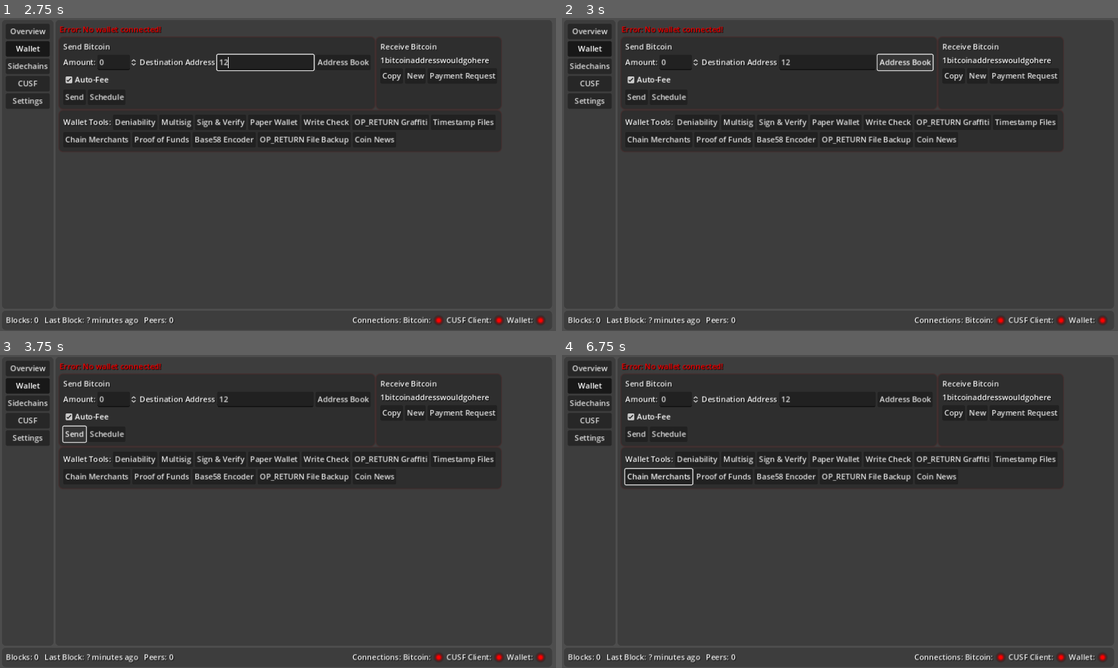
Above: before the commit, frames 1-4 (two rows, left to right).
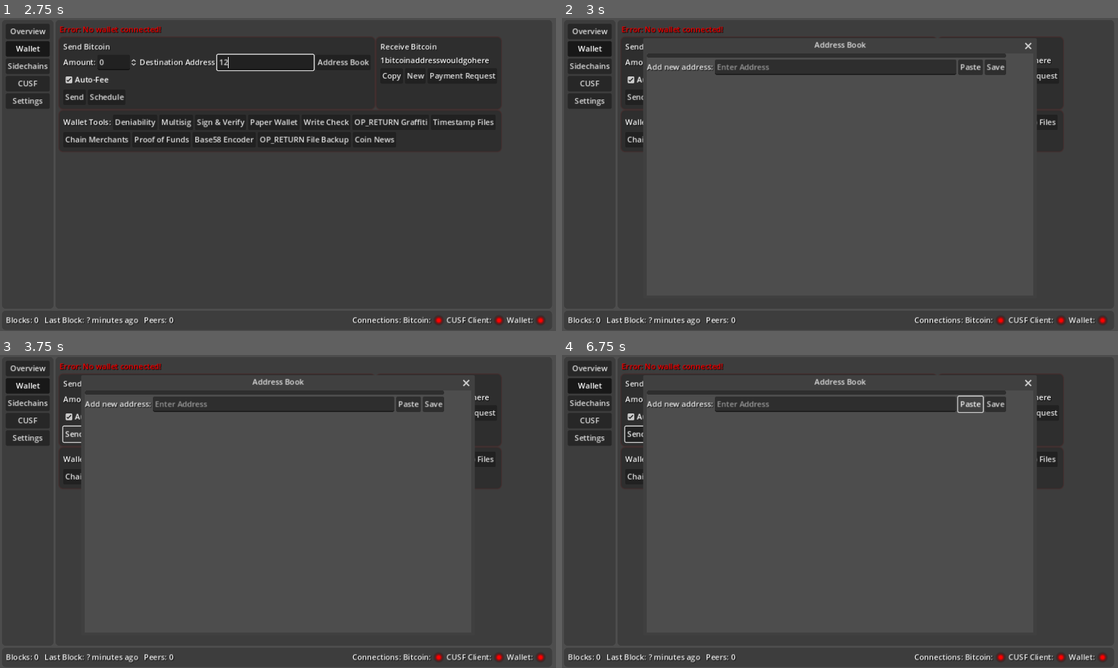
Above: after the commit, the same moments.

Repository: LayerTwo-Labs/BitWindow
Game: Godot game, scene res://scene/main_window.tscn
The game is run twice, just before and just after one commit, with the same random seed, the same clock (stepped at 60 frames per second) and the same inputs.
Inputs (mouse positions are in pixels of both pictures, inside the frame that each line leads up to):
- Up to frame 1 (2.75 s): click "Overview" at 0.5 s; click "Wallet" at 1.25 s; click (266, 61) at 2.02 s; type "12" at 2.1 s
- Up to frame 2 (3 s): click "Address Book" at 2.75 s
- Up to frame 3 (3.75 s): click "Send" at 3.5 s
- Up to frame 4 (6.75 s): click "Copy" at 4.25 s; click "Deniability" at 5 s; click "Chain Merchants" at 5.75 s; click (967, 405) at 6.5 s, where only the run after the commit has a clickable "Paste"

Frame 1 is identical in both runs. In frame 2, 19% of the frame differs, in the area x 14-86%, y 7-43%; in frame 3, 19%; in frame 4, 19%, in the area x 11-86%, y 7-43%.
Error after the commit: Parse Error: Identifier "DEFAULT_BITCOIN_DATA_DIR" not declared in the current scope. (res://user_settings.gd:16)

Commit message:
Address book file and wallet button

Diff:
--- /dev/null
+++ b/BitWindow/scene/address_book.tscn
@@ -0,0 +1,42 @@
+[gd_scene load_steps=2 format=3 uid="uid://bw026jt56s5ed"]
+
+[ext_resource type="Script" path="res://script/address_book.gd" id="1_03jsr"]
+
+[node name="AddressBook" type="Window"]
+title = "Address Book"
+initial_position = 2
+size = Vector2i(800, 500)
+script = ExtResource("1_03jsr")
+
+[node name="VBoxContainer" type="VBoxContainer" parent="."]
+offset_right = 500.0
+offset_bottom = 450.0
+
+[node name="ItemList" type="ItemList" parent="VBoxContainer"]
+layout_mode = 2
+auto_height = true
+text_overrun_behavior = 0
+
+[node name="HBoxContainer" type="HBoxContainer" parent="VBoxContainer"]
+layout_mode = 2
+
+[node name="Label" type="Label" parent="VBoxContainer/HBoxContainer"]
+layout_mode = 2
+text = "Add new address:"
+
+[node name="LineEditNewAddress" type="LineEdit" parent="VBoxContainer/HBoxContainer"]
+custom_minimum_size = Vector2(500, 0)
+layout_mode = 2
+placeholder_text = "Enter Address"
+
+[node name="ButtonPaste" type="Button" parent="VBoxContainer/HBoxContainer"]
+layout_mode = 2
+text = "Paste"
+
+[node name="ButtonSave" type="Button" parent="VBoxContainer/HBoxContainer"]
+layout_mode = 2
+text = "Save"
+
+[connection signal="close_requested" from="." to="." method="_on_close_requested"]
+[connection signal="item_activated" from="VBoxContainer/ItemList" to="." method="_on_item_list_item_activated"]
+[connection signal="pressed" from="VBoxContainer/HBoxContainer/ButtonSave" to="." method="_on_button_save_pressed"]
--- a/BitWindow/scene/main_window.tscn
+++ b/BitWindow/scene/main_window.tscn
@@ -244,7 +244,7 @@
 custom_minimum_size = Vector2(200, 0)
 layout_mode = 2
 
-[node name="Button" type="Button" parent="MarginContainer/VBoxContainer/HBoxContainerPageAndPageButtons/PanelContainerPages/WalletPage/VBoxContainer/HBoxContainer/PanelContainer/VBoxContainer/HBoxContainer"]
+[node name="ButtonAddressBook" type="Button" parent="MarginContainer/VBoxContainer/HBoxContainerPageAndPageButtons/PanelContainerPages/WalletPage/VBoxContainer/HBoxContainer/PanelContainer/VBoxContainer/HBoxContainer"]
 layout_mode = 2
 text = "Address Book"
 
@@ -969,6 +969,7 @@
 [connection signal="toggled" from="MarginContainer/VBoxContainer/HBoxContainerPageAndPageButtons/PanelContainerPageButtons/VBoxContainer/ButtonSidechains" to="." method="_on_button_sidechains_toggled"]
 [connection signal="toggled" from="MarginContainer/VBoxContainer/HBoxContainerPageAndPageButtons/PanelContainerPageButtons/VBoxContainer/ButtonCUSF" to="." method="_on_button_cusf_toggled"]
 [connection signal="toggled" from="MarginContainer/VBoxContainer/HBoxContainerPageAndPageButtons/PanelContainerPageButtons/VBoxContainer/ButtonSettings" to="." method="_on_button_settings_toggled"]
+[connection signal="pressed" from="MarginContainer/VBoxContainer/HBoxContainerPageAndPageButtons/PanelContainerPages/WalletPage/VBoxContainer/HBoxContainer/PanelContainer/VBoxContainer/HBoxContainer/ButtonAddressBook" to="." method="_on_button_address_book_pressed"]
 [connection signal="item_activated" from="MarginContainer/VBoxContainer/HBoxContainerPageAndPageButtons/PanelContainerPages/SidechainPage/SidechainOverview/HBoxContainer/VBoxContainer/PanelContainerSidechains/VBoxContainer/ItemListSidechains" to="." method="_on_item_list_sidechains_item_activated"]
 [connection signal="pressed" from="MarginContainer/VBoxContainer/HBoxContainerPageAndPageButtons/PanelContainerPages/Si …(181 unchanged characters)…
 [connection signal="pressed" from="MarginContainer/VBoxContainer/HBoxContainerPageAndPageButtons/PanelContainerPages/Si …(189 unchanged characters)…
--- /dev/null
+++ b/BitWindow/script/address_book.gd
@@ -0,0 +1,28 @@
+extends Window
+
+signal address_selected(address : String)
+
+func _ready() -> void:
+	call_deferred("load_addresses")
+
+
+func _on_close_requested() -> void:
+	queue_free()
+
+
+func load_addresses() -> void:
+	$VBoxContainer/ItemList.clear()
+	$"/root/UserSettings".load_address_book()
+	for address in $"/root/UserSettings".address_book:
+		$VBoxContainer/ItemList.add_item(address)
+
+
+func _on_button_save_pressed() -> void:
+	$"/root/UserSettings".address_book.push_back($VBoxContainer/HBoxContainer/LineEditNewAddress.text)
+	$"/root/UserSettings".save_address_book()
+	load_addresses()
+
+
+func _on_item_list_item_activated(index: int) -> void:
+	address_selected.emit($VBoxContainer/ItemList.get_item_text(index))
+	queue_free()
--- a/BitWindow/script/main_window.gd
+++ b/BitWindow/script/main_window.gd
@@ -275,3 +275,12 @@
 
 
 #endregion
+func _on_button_address_book_pressed() -> void:
+	var scene = load("res://scene/address_book.tscn")
+	var address_book = scene.instantiate()
+	address_book.address_selected.connect(_on_address_book_address_selected)
+	add_child(address_book)
+
+
+func _on_address_book_address_selected(address : String) -> void:
+	$MarginContainer/VBoxContainer/HBoxContainerPageAndPageButtons/PanelContainerPages/WalletPage/VBoxContainer/HBoxContainer/PanelContainer/VBoxContainer/HBoxContainer/LineEditDestination.text = address
--- a/BitWindow/user_settings.gd
+++ b/BitWindow/user_settings.gd
@@ -13,6 +13,9 @@
 var rpc_port_cusf_cat : int = DEFAULT_CUSF_CAT_RPC_PORT
 var rpc_port_cusf_drivechain : int = DEFAULT_CUSF_DRIVECHAIN_RPC_PORT
 
+var directory_bitcoin : String = DEFAULT_BITCOIN_DATA_DIR
+
+var address_book = []
 
 func load_settings() -> void:
 	if !FileAccess.file_exists("user://user_settings.dat"):
@@ -37,3 +40,16 @@
 	file.store_var(rpc_port_wallet)
 	file.store_var(rpc_port_cusf_cat)
 	file.store_var(rpc_port_cusf_drivechain)
+func load_address_book() -> void:
+	if !FileAccess.file_exists("user://address_book.dat"):
+		return
+
+	var file = FileAccess.open("user://address_book.dat", FileAccess.READ)
+
+	address_book = file.get_var()
+
+
+func save_address_book() -> void:
+	var file = FileAccess.open("user://address_book.dat", FileAccess.WRITE)
+
+	file.store_var(address_book)
